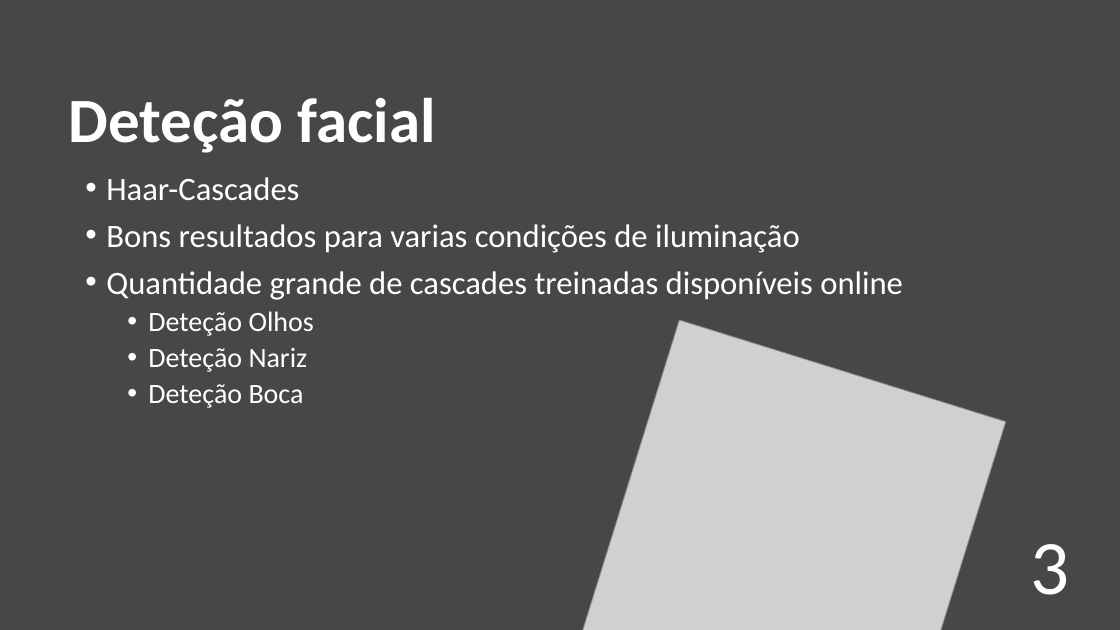
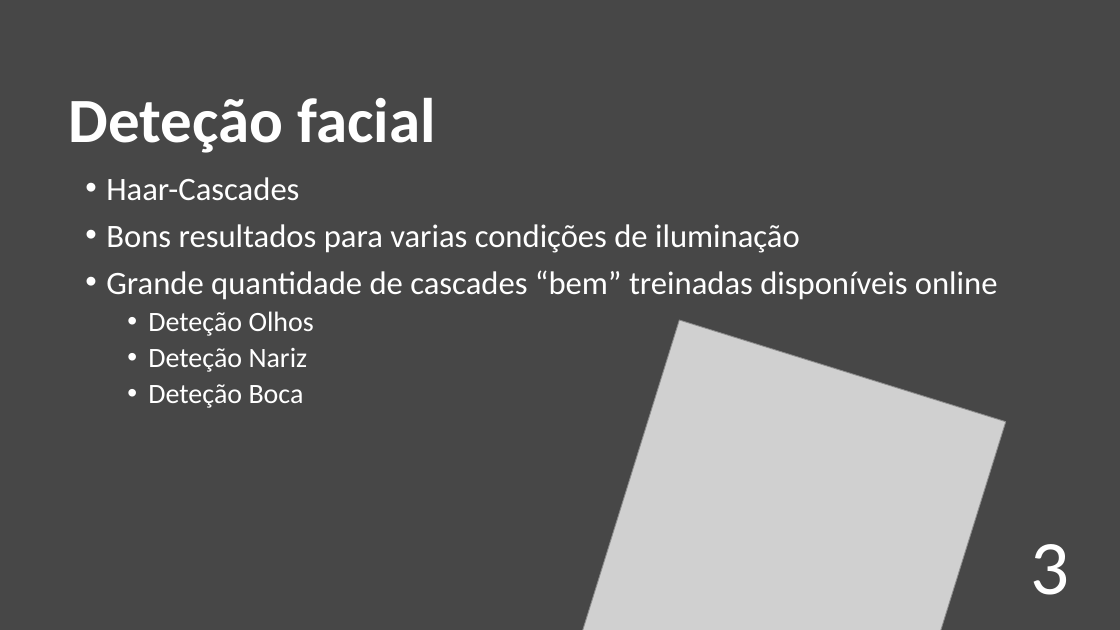
Before and after one commit to RRibeiro8/vc_projecto, a slide deck: slide 3 of docs/Presentation.pptx. Drawn at 1120x630 pixels with LibreOffice and Linux fonts; fonts in the diff are those of the drawing; grey boxes stand for pictures. Boxes give left, top, right and bottom in pixels: in the first picture for what was removed or moved away, otherwise in the second. Text is boxed around its words. In the diff, an @@ line names an element or a change of style, - is before the commit and + after.

Commit message:
Presentation updated

```diff
--- a/docs/Presentation.pptx
+++ b/docs/Presentation.pptx
@@ text at (x1=106, y1=270, x2=998, y2=300): text changed @@
-• Quantidade grande de cascades treinadas disponíveis online
+• Grande quantidade de cascades “bem” treinadas disponíveis online
```
Also in this commit, not shown: 1 other slide changed, 2 slides added, 1 other file.
